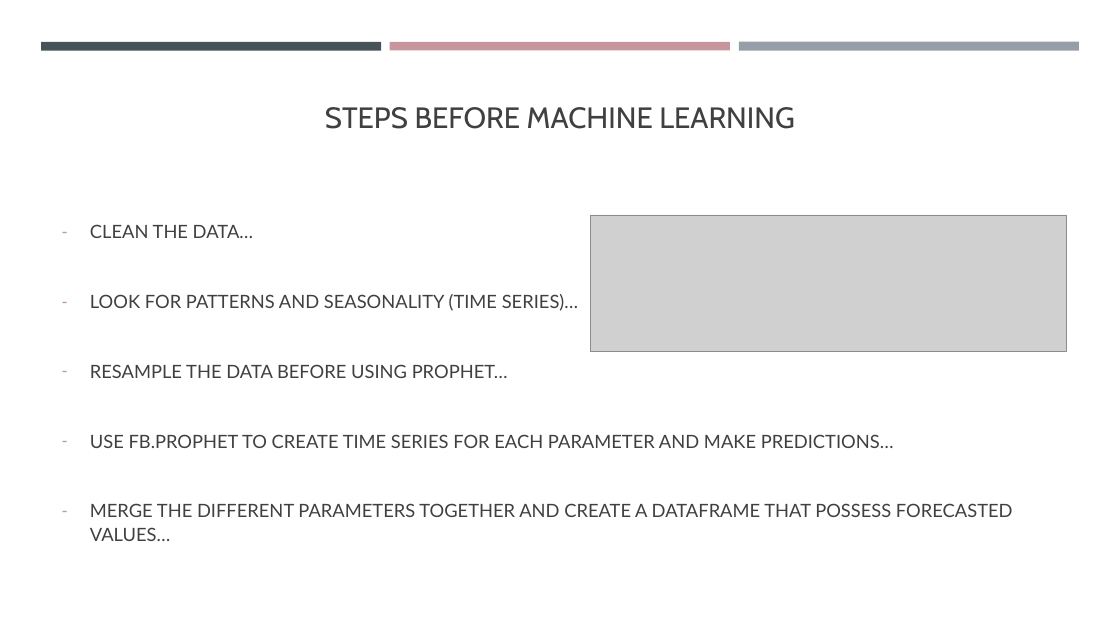
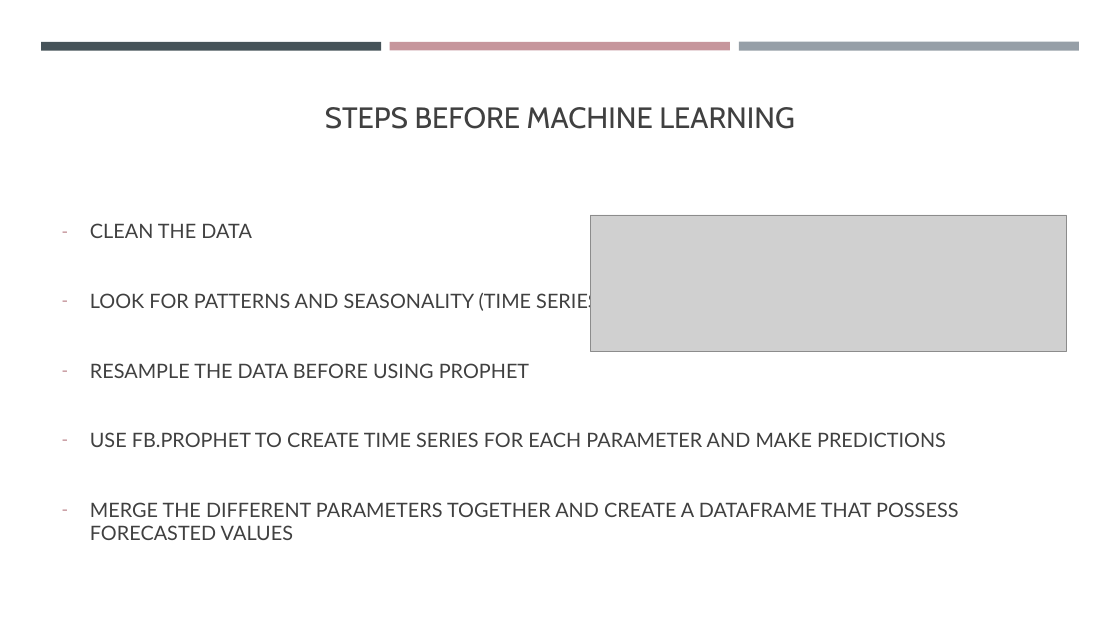
Before and after one commit to VladimirAutier/Project-Week-8-Final-Project, a slide deck: slide 5 of your-project/Final Project/Presentation & Eco insights/Copper, A New Economic Estimator ?.pptx. Drawn at 1120x630 pixels with LibreOffice and Linux fonts; fonts in the diff are those of the drawing; grey boxes stand for pictures. Boxes give left, top, right and bottom in pixels: in the first picture for what was removed or moved away, otherwise in the second. Text is boxed around its words. In the diff, an @@ line names an element or a change of style, - is before the commit and + after.

```diff
--- a/your-project/Final Project/Presentation & Eco insights/Copper, A New Economic Estimator ?.pptx
+++ b/your-project/Final Project/Presentation & Eco insights/Copper, A New Economic Estimator ?.pptx
@@ text at [90, 223, 958, 540]: text changed; size 15.7 to 17 pt @@
-– CLEAN THE DATA…
-– LOOK FOR PATTERNS AND SEASONALITY (TIME SERIES)…
-– RESAMPLE THE DATA BEFORE USING PROPHET…
-– USE FB.PROPHET TO CREATE TIME SERIES FOR EACH PARAMETER AND MAKE PREDICTIONS…
-– MERGE THE DIFFERENT PARAMETERS TOGETHER AND CREATE A DATAFRAME THAT POSSESS FORECASTED VALUES…
+– CLEAN THE DATA
+– LOOK FOR PATTERNS AND SEASONALITY (TIME SERIES)
+– RESAMPLE THE DATA BEFORE USING PROPHET
+– USE FB.PROPHET TO CREATE TIME SERIES FOR EACH PARAMETER AND MAKE PREDICTIONS
+– MERGE THE DIFFERENT PARAMETERS TOGETHER AND CREATE A DATAFRAME THAT POSSESS FORECASTED VALUES
```
Also in this commit, not shown: 6 other slides changed, 1 other file.
